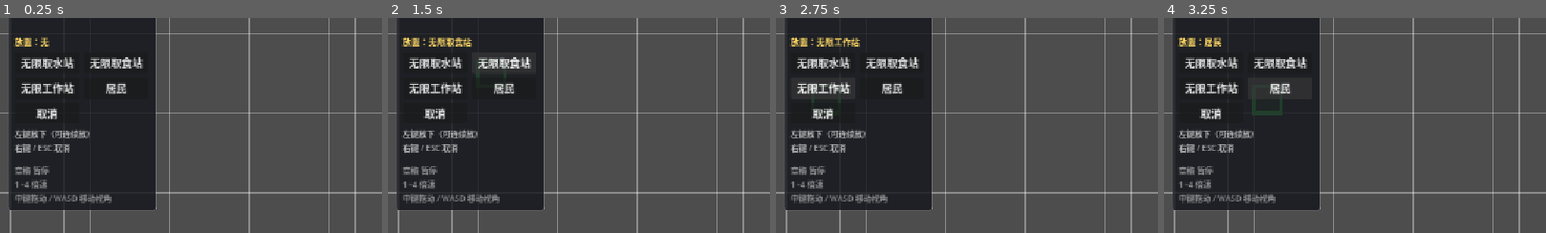
Above: before the commit, frames 1-4 (left to right).
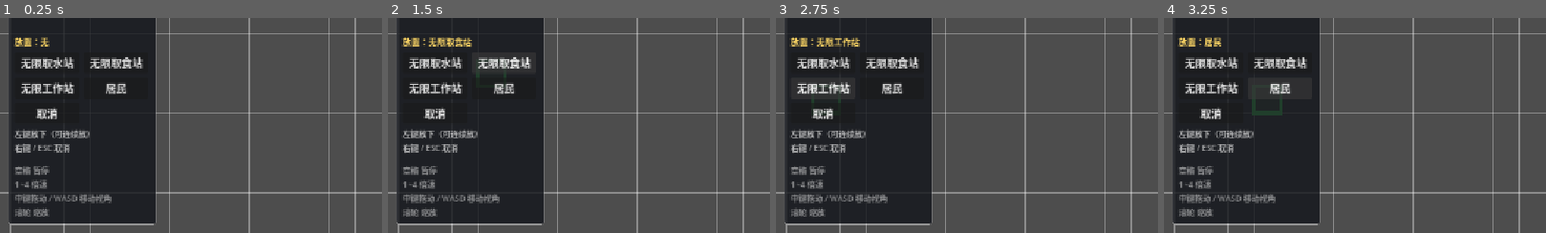
Above: after the commit, the same moments.

Repository: Boring-Coils/new-world
Game: Godot game, scene res://Scenes/Colony.tscn
The game is run twice, just before and just after one commit, with the same random seed, the same clock (stepped at 60 frames per second) and the same inputs.
Inputs:
- Up to frame 1 (0.25 s): no input
- Up to frame 2 (1.5 s): click "无限取水站" at 0.5 s; click "无限取食站" at 1.25 s
- Up to frame 3 (2.75 s): click "无限工作站" at 2 s
- Up to frame 4 (3.25 s): click "居民" at 2.75 s
The pictures show only the part of the screen within x 0-50%, y 9-59%; the shares and areas given below are measured in that part.

The runs differ from the first frame. In frame 1, 2.6% of the frame differs, in the area x 2-41%, y 88-97%; in frame 2, 2.6%; in frame 3, 2.6%; in frame 4, 2.6%.

Commit message:
feat: 相机可拖动/键盘平移，滚轮以鼠标为中心缩放
- 新增 Scripts/World/CameraRig.gd，相机与平移缩放逻辑从 World 拆出
  （子类重写 _process 会顶掉父类的，独立节点不和场景脚本抢）
- 中键拖动、WASD/方向键平移，速度按屏幕像素算再除以缩放
- 滚轮缩放 1.1 倍/格，范围 0.8~16，缩放前后鼠标底下的世界坐标不动

Diff:
--- a/Scripts/Debug/DebugUI.gd
+++ b/Scripts/Debug/DebugUI.gd
@@ -83,7 +83,7 @@
 	vbox.add_child(HSeparator.new())
 
 	var help := Label.new()
-	help.text = "空格 暂停\n1~4 倍速\n中键拖动 / WASD 移动视角"
+	help.text = "空格 暂停\n1~4 倍速\n中键拖动 / WASD 移动视角\n滚轮 缩放"
 	help.add_theme_font_size_override("font_size", 12)
 	help.add_theme_color_override("font_color", Color(1.0, 1.0, 1.0, 0.5))
 	vbox.add_child(help)
--- a/Scripts/World/CameraRig.gd
+++ b/Scripts/World/CameraRig.gd
@@ -18,6 +18,13 @@
 
 ## 方向键平移速度（屏幕像素 / 秒）
 const KEY_PAN_SPEED: float = 900.0
+
+## 滚轮每一格的缩放倍数
+const ZOOM_STEP: float = 1.1
+
+## 缩放上下限：太小看不清格子，太大全糊
+const ZOOM_MIN: float = 0.8
+const ZOOM_MAX: float = 16.0
 
 ## 相机本体
 var _camera: Camera2D
@@ -60,11 +67,39 @@
 		_dragging = event.pressed
 		return
 
+	# 滚轮缩放，以鼠标所指的位置为中心
+	if event is InputEventMouseButton and event.pressed:
+		if event.button_index == MOUSE_BUTTON_WHEEL_UP:
+			_zoom_at(ZOOM_STEP, get_viewport().get_mouse_position())
+			return
+		if event.button_index == MOUSE_BUTTON_WHEEL_DOWN:
+			_zoom_at(1.0 / ZOOM_STEP, get_viewport().get_mouse_position())
+			return
+
 	if event is InputEventMouseMotion and _dragging:
 		# 屏幕位移 ÷ 缩放 = 世界位移；减号表示「画面跟着鼠标走」
 		_camera.position -= event.relative / _camera.zoom
 
 
+## 以屏幕上 [param screen_point] 这个点为中心缩放。[br]
+## 做法：先算出鼠标底下那个世界坐标点，改完缩放再把相机挪回去，
+## 这样鼠标指着的地方缩放前后待在原地，不会「一滚就跑偏」。[br]
+## 单独拆出来（不自己读鼠标位置）是为了能直接喂参数测。
+func _zoom_at(factor: float, screen_point: Vector2) -> void:
+	if _camera == null:
+		return
+
+	var offset := screen_point - get_viewport_rect().size * 0.5
+	var zoom_old := _camera.zoom.x
+	var zoom_new := clampf(zoom_old * factor, ZOOM_MIN, ZOOM_MAX)
+	if is_equal_approx(zoom_old, zoom_new):
+		return
+
+	var world_under_mouse := _camera.position + offset / zoom_old
+	_camera.zoom = Vector2(zoom_new, zoom_new)
+	_camera.position = world_under_mouse - offset / zoom_new
+
+
 ## 当前相机，给需要知道视野范围的代码用
 func get_camera() -> Camera2D:
 	return _camera
